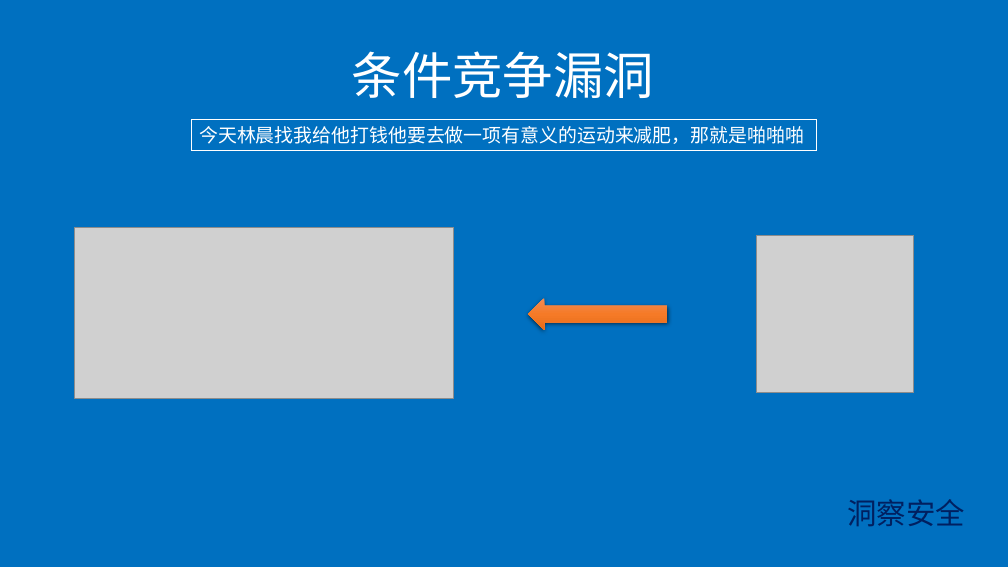
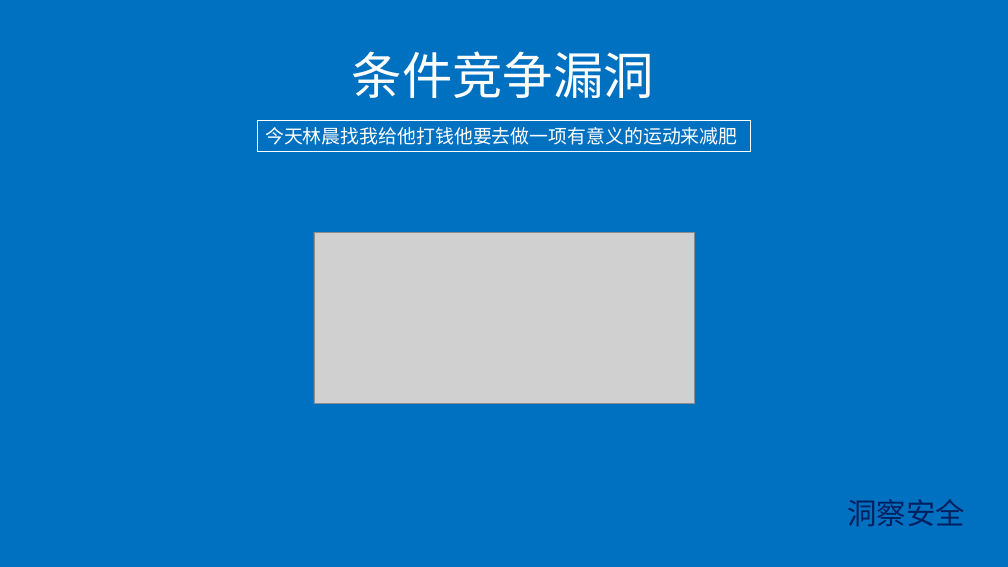
Before and after one commit to gh0stkey/PPT, a slide deck: slide 17 of Web安全/洞察安全基础课培训PPT/WEB安全-杂类知识.pptx. Drawn at 1008x567 pixels with LibreOffice and Linux fonts; fonts in the diff are those of the drawing; grey boxes stand for pictures; background and template pictures are left out. Boxes give left, top, right and bottom in pixels: in the first picture for what was removed or moved away, otherwise in the second. Text is boxed around its words. In the diff, an @@ line names an element or a change of style, - is before the commit and + after.

Commit message:
Update

```diff
--- a/Web安全/洞察安全基础课培训PPT/WEB安全-杂类知识.pptx
+++ b/Web安全/洞察安全基础课培训PPT/WEB安全-杂类知识.pptx
@@ rectangle "今天林晨找我给他打钱他要去做一项有意义的运动来减肥": place and size @@
-rectangle "今天林晨找我给他打钱他要去做一项有意义的运动来减肥" at box(192, 120, 817, 150)
+rectangle "今天林晨找我给他打钱他要去做一项有意义的运动来减肥" at box(258, 121, 750, 151)
@@ text in rectangle at box(265, 127, 737, 145): text changed @@
-今天林晨找我给他打钱他要去做一项有意义的运动来减肥，那就是啪啪啪
+今天林晨找我给他打钱他要去做一项有意义的运动来减肥
@@ picture removed at box(74, 228, 454, 399) @@
@@ picture added at box(314, 232, 694, 403) @@
@@ picture removed at box(756, 235, 913, 392) @@
@@ left arrow removed at box(529, 298, 668, 330) @@
```
Also in this commit, not shown: 2 other slides changed.
